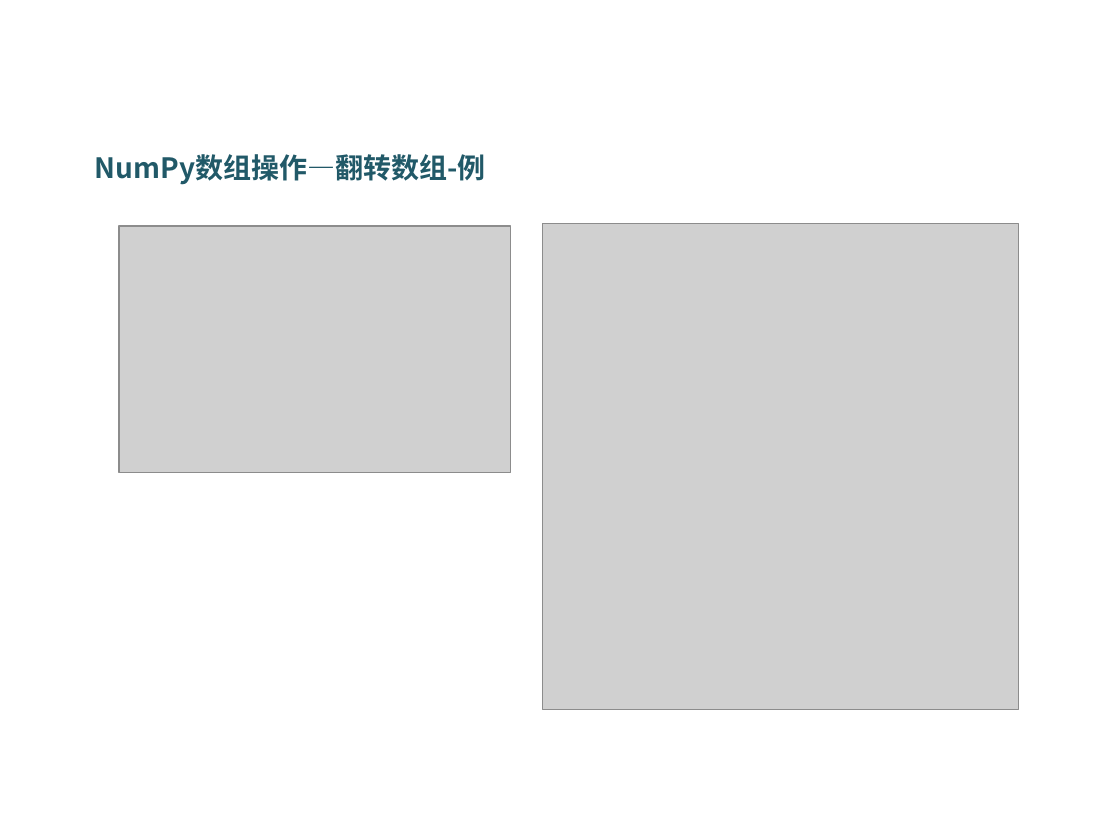
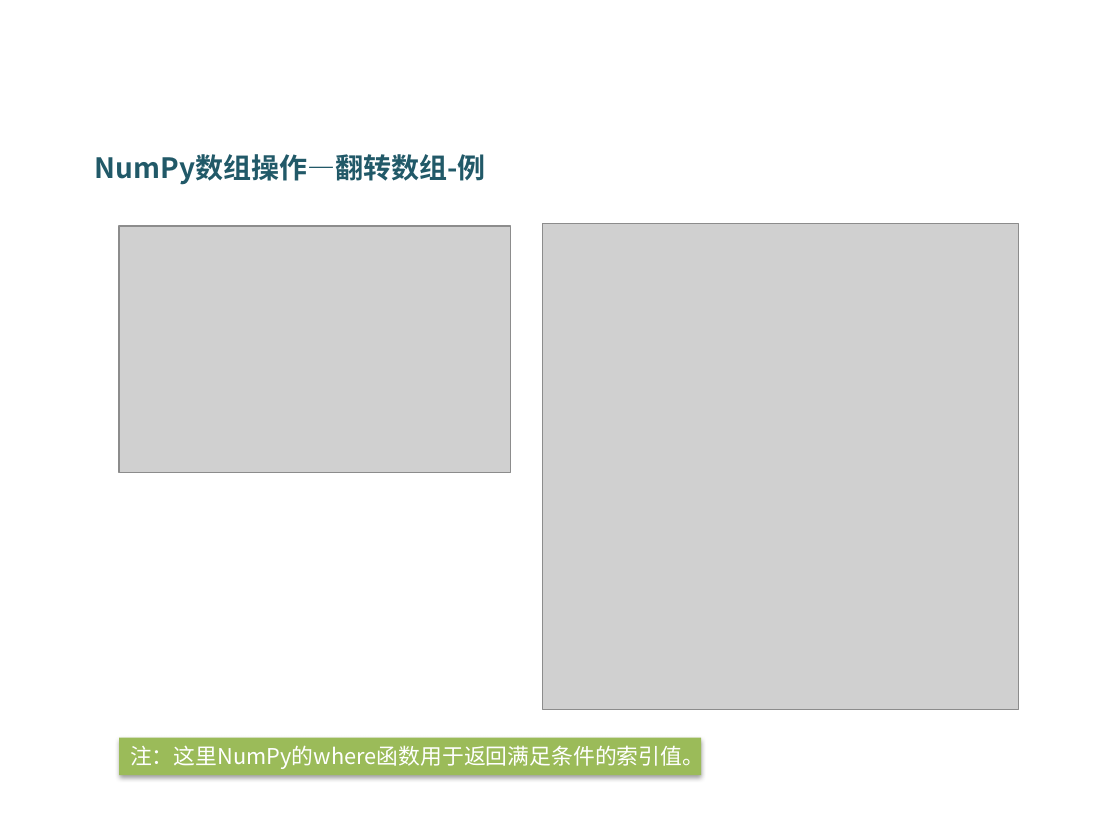
Before and after one commit to DataScienceCoding/Python-Data-Analysis, a slide deck: slide 38 of Python-Data-Analysis.pptx. Drawn at 1120x840 pixels with LibreOffice and Linux fonts; fonts in the diff are those of the drawing; grey boxes stand for pictures; background and template pictures are left out. Boxes give left, top, right and bottom in pixels: in the first picture for what was removed or moved away, otherwise in the second. Text is boxed around its words. In the diff, an @@ line names an element or a change of style, - is before the commit and + after.

```diff
--- a/Python-Data-Analysis.pptx
+++ b/Python-Data-Analysis.pptx
@@ rectangle added at (119, 737, 701, 775), fill #9BBB59, 14 pt, text #FFFFFF @@
+注：这里NumPy的where函数用于返回满足条件的索引值。
```
Also in this commit, not shown: 1 other slide changed, 7 slides added, 2 other files.
